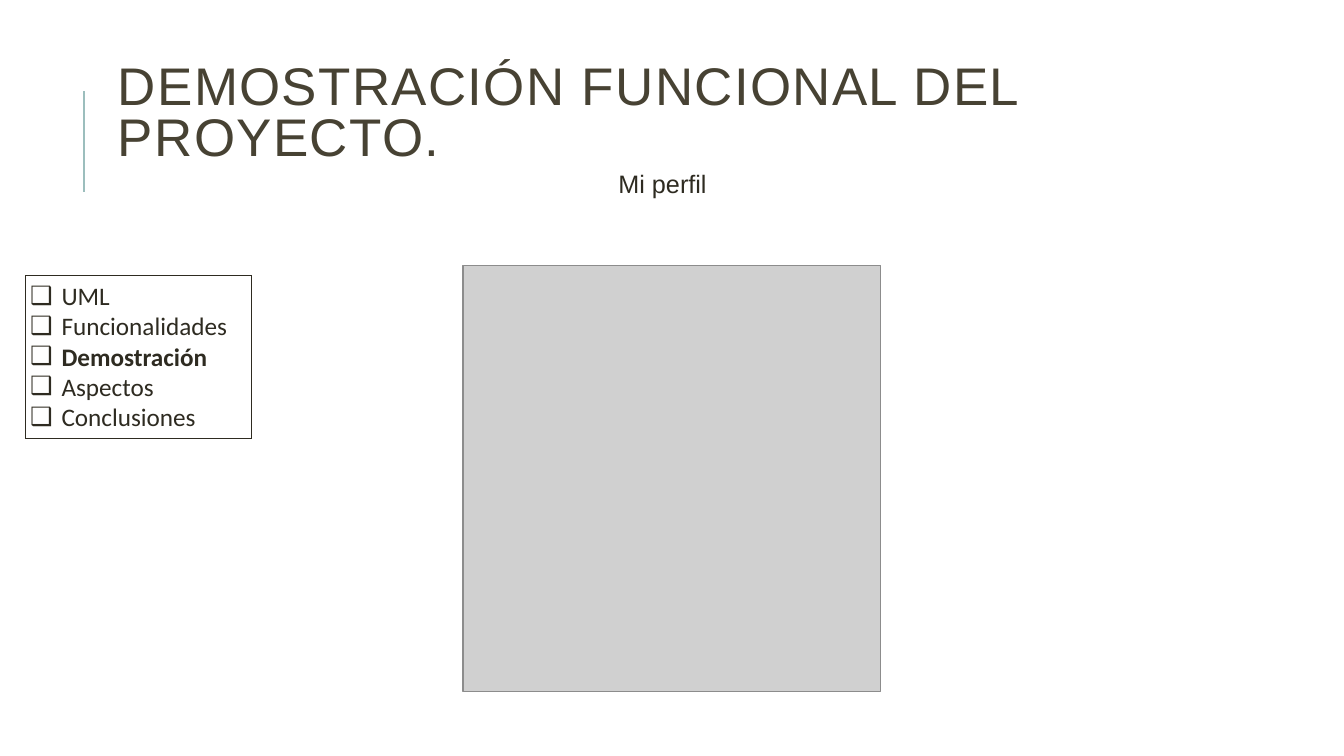
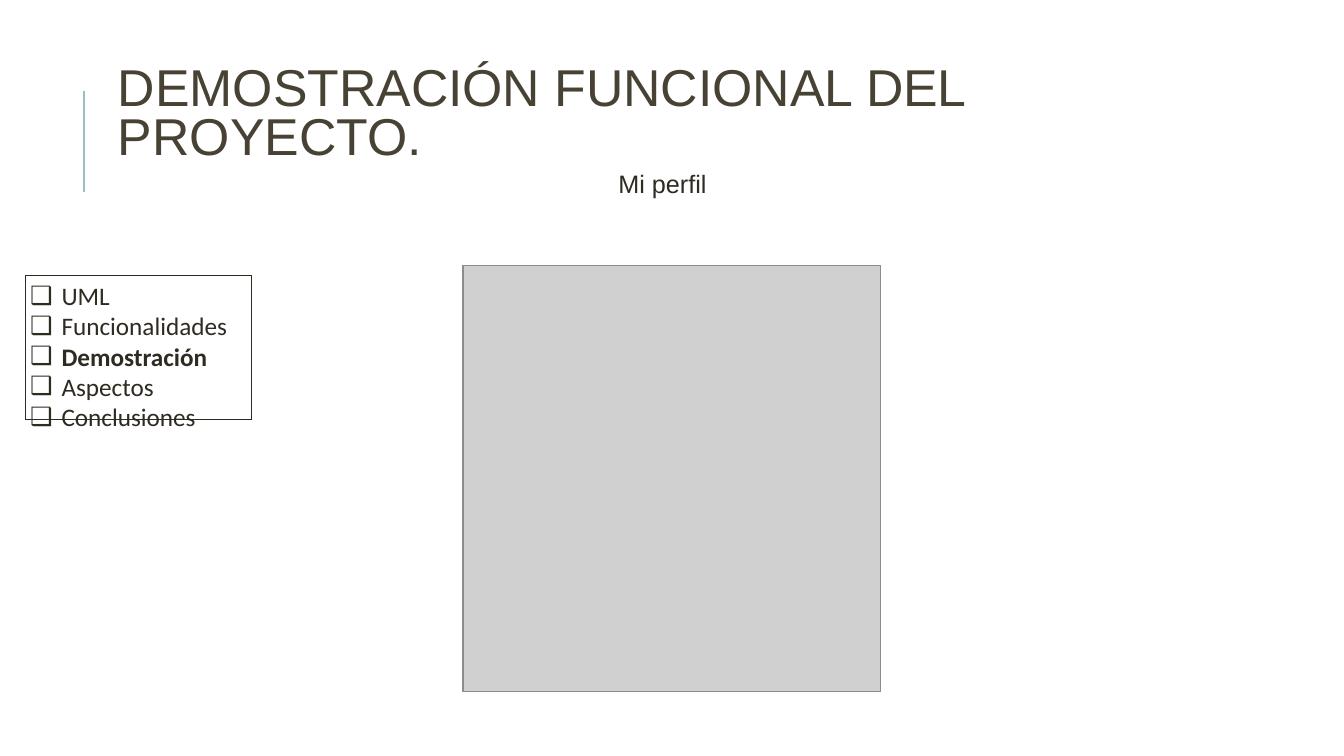
Before and after one commit to danielallhoff/M17-G4-AirDSS, a slide deck: slide 16 of AIRDSS.pptx (slide 15 before the commit). Drawn at 1344x756 pixels with LibreOffice and Linux fonts; fonts in the diff are those of the drawing; grey boxes stand for pictures. Boxes give left, top, right and bottom in pixels: in the first picture for what was removed or moved away, otherwise in the second. Text is boxed around its words. In the diff, an @@ line names an element or a change of style, - is before the commit and + after.

```diff
--- a/AIRDSS.pptx
+++ b/AIRDSS.pptx
@@ title "DEMOSTRACIÓN FUNCIONAL DEL PROYECTO." at (x1=118, y1=64, x2=967, y2=156): size 37.8 to 37 pt, letter spacing 1 to 0 pt @@
@@ rectangle "UML" resized from (x1=25, y1=275, x2=252, y2=439) to (x1=25, y1=275, x2=252, y2=419) @@
```
Also in this commit, not shown: 19 other slides changed, 4 slides added.
